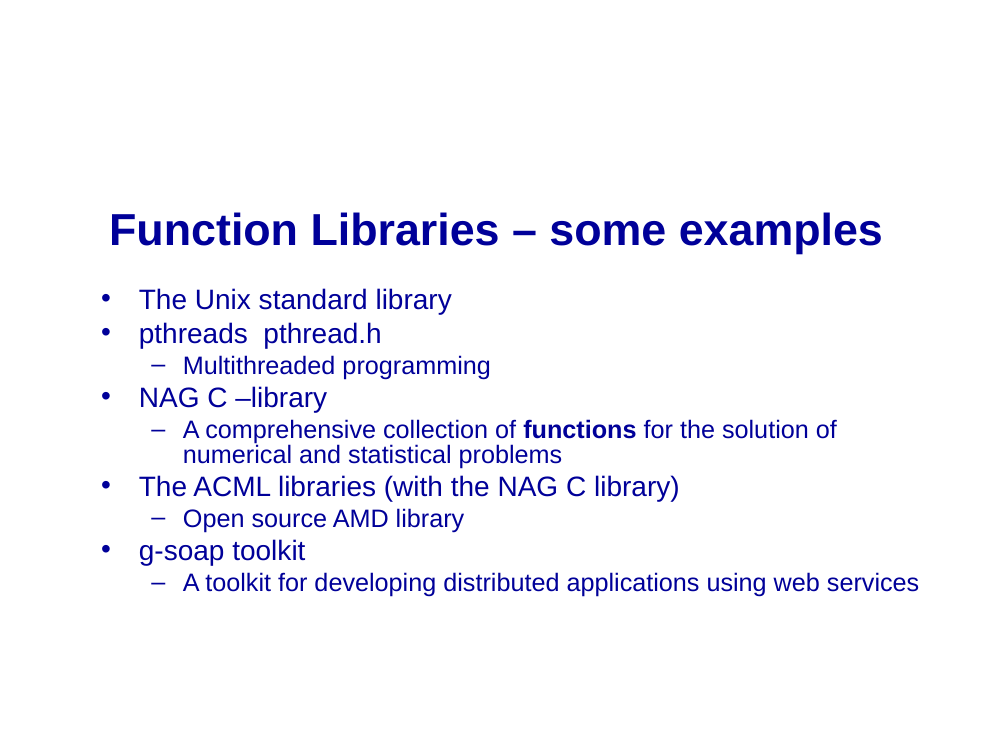
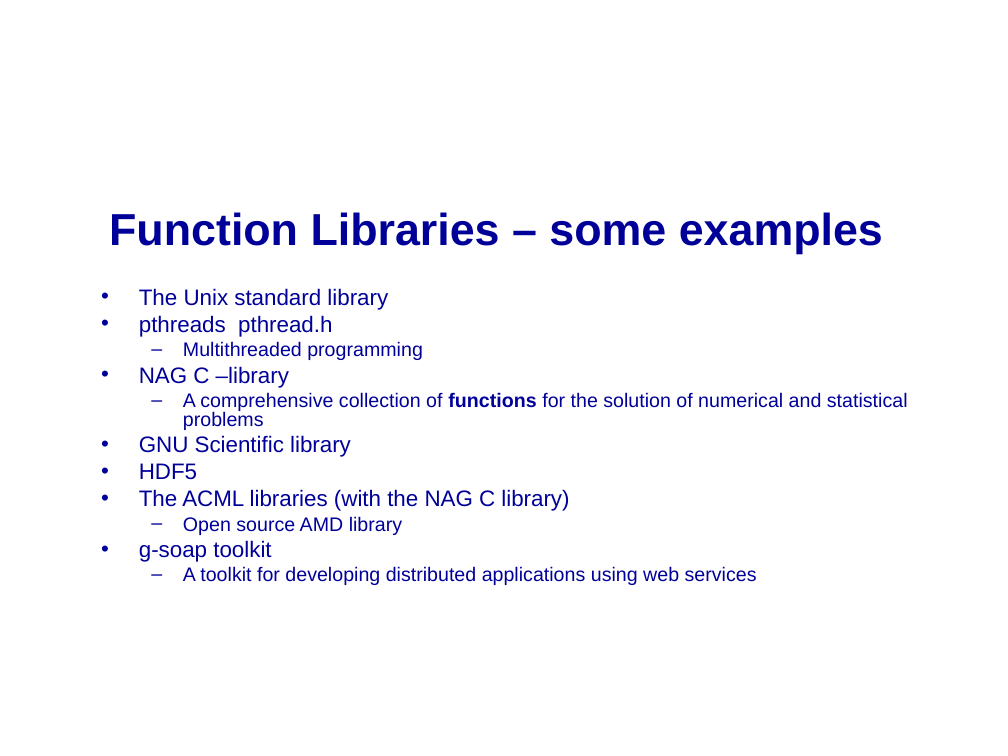
Before and after one commit to mikeg64/iome, a slide deck: slide 2 of src/examples/course/c/presentation/IntrotoC4.ppt. Drawn at 1008x756 pixels with LibreOffice and Linux fonts; fonts in the diff are those of the drawing; background and template pictures are left out. Boxes give left, top, right and bottom in pixels: in the first picture for what was removed or moved away, otherwise in the second. Text is boxed around its words. In the diff, an @@ line names an element or a change of style, - is before the commit and + after.

Commit message:
numerov_partialwave.c modified to illustrate use of NAG and GSL libraries. Compiled program now runs but there is a zero error. Further validation required

```diff
--- a/src/examples/course/c/presentation/IntrotoC4.ppt
+++ b/src/examples/course/c/presentation/IntrotoC4.ppt
@@ text at box(139, 288, 908, 585): size 20 to 16 pt in "The Unix standard library", "pthreads pthread.h", "NAG C –library", "The ACML libraries (with the NAG C ..." and 1 more places; size 18 to 14 pt in "Multithreaded programming", "A comprehensive collection of functions for the ...", "Open source AMD library", "A toolkit for developing distributed applications using ..."; less space between paragraphs @@
@@ text at box(139, 435, 351, 480): paragraphs added @@
+• GNU Scientific library
+• HDF5
```
Also in this commit, not shown: 3 other slides changed, 1 slide added, 2 slides removed, 3 other files.
